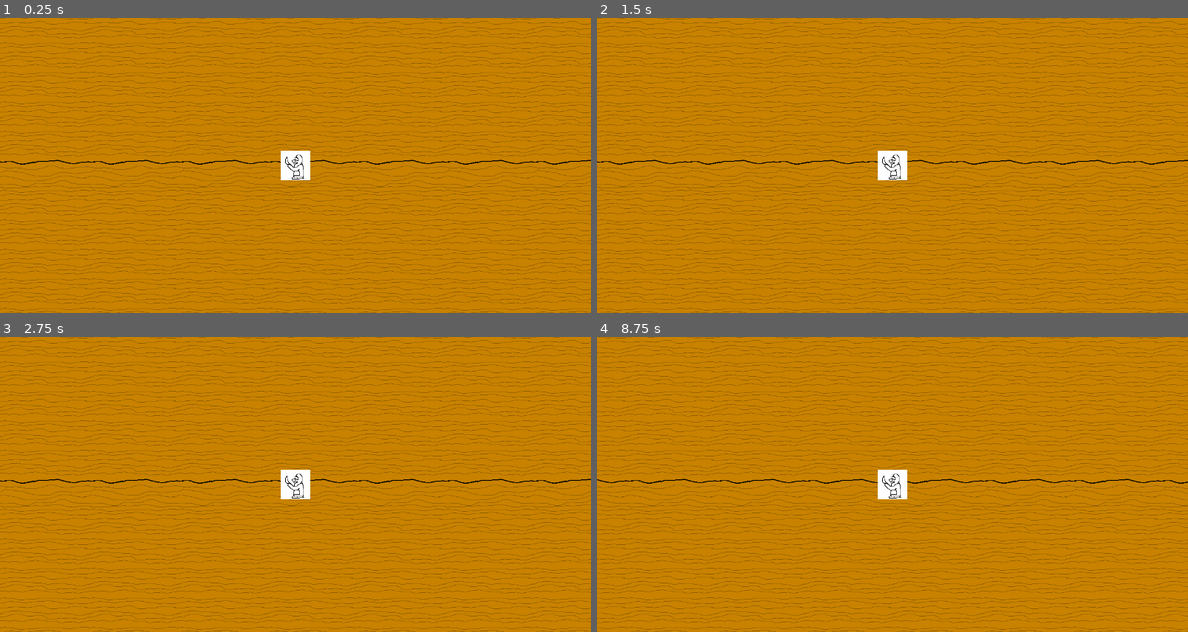
Above: before the commit, frames 1-4 (two rows, left to right).
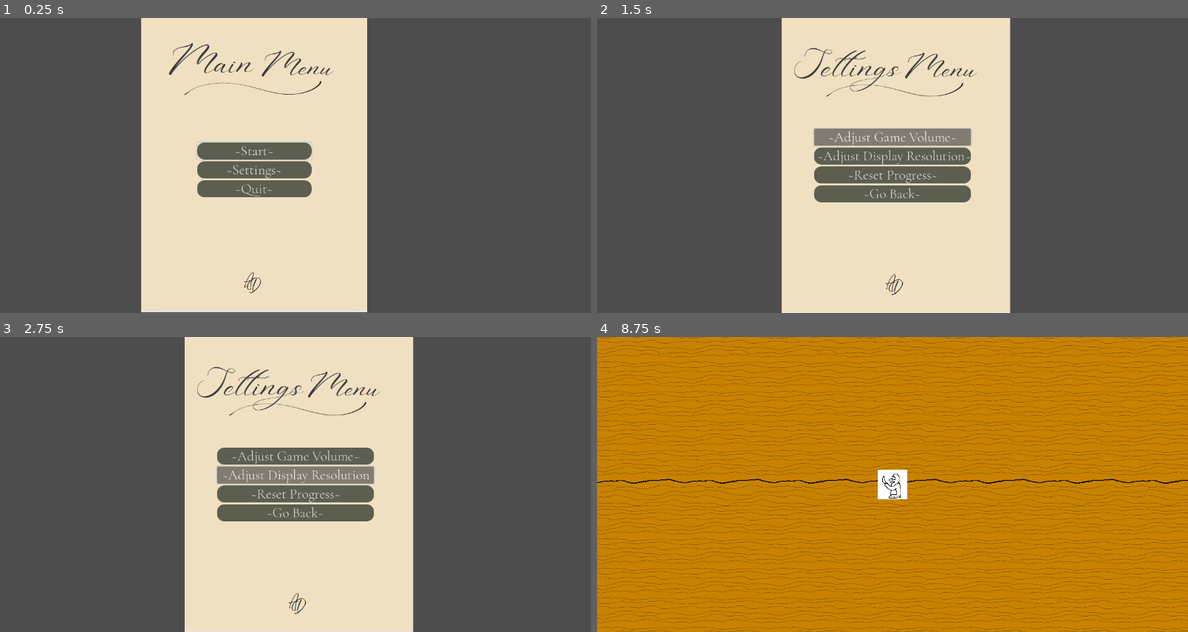
Above: after the commit, the same moments.

Repository: Cbuch/SWE6753
Game: Godot game, scene res://Menus/MenuScenes/MainMenu.tscn
The game is run twice, just before and just after one commit, with the same random seed, the same clock (stepped at 60 frames per second) and the same inputs. Before the commit the project starts from res://level_1.tscn.
Inputs (mouse positions are in pixels of both pictures, inside the frame that each line leads up to):
- Up to frame 1 (0.25 s): no input
- Up to frame 2 (1.5 s): click (851, 168) at 0.5 s, where only the run after the commit has a clickable "~Settings~"; click (892, 136) at 1.25 s, where only the run after the commit has a clickable "~Adjust Game Volume~"
- Up to frame 3 (2.75 s): click (295, 475) at 2 s, where only the run after the commit has a clickable "~Adjust Display Resolution~"
- Up to frame 4 (8.75 s): click (892, 493) at 2.75 s, where only the run after the commit has a clickable "~Reset Progress~"; click (892, 514) at 3.5 s, where only the run after the commit has a clickable "~Go Back~"; click (851, 469) at 4.25 s, where only the run after the commit has a clickable "~Start~"; tap Enter at 5 s; hold Right (move_right) 5.03-5.78 s; hold Down (move_down) 5.78-6.53 s; hold Right (move_right) 6.53-7.28 s; hold Up (move_up) 7.28-8.03 s; hold Left (move_left) from 8.03 s (still down); tap Escape (ui_cancel) at 8.65 s

The runs differ from the first frame. In frame 1, 100% of the frame differs, in the area x 0-100%, y 0-100%; in frame 2, 100%; in frame 3, 100%; in frame 4, 18%.

Commit message:
MenuStuff Commit 2

Diff:
--- /dev/null
+++ b/getouttathekitchen/Menus/MenuScenes/MainMenu.tscn
@@ -0,0 +1,118 @@
+[gd_scene load_steps=10 format=3 uid="uid://b2a2ljdq0nx33"]
+
+[ext_resource type="Script" path="res://Menus/MenuScripts/main_menu.gd" id="1_andg8"]
+[ext_resource type="FontFile" uid="uid://bahs2isam48vq" path="res://fonts/CormorantGaramond-VariableFont_wght.ttf" id="3_rf4mm"]
+[ext_resource type="Texture2D" uid="uid://da4qkxdqar5oy" path="res://Menus/MenuBackgrounds/MainMenu_2.PNG" id="4_1bq7t"]
+
+[sub_resource type="StyleBoxFlat" id="StyleBoxFlat_tbpwu"]
+bg_color = Color(1.92523e-07, 0.555884, 0.343062, 1)
+border_color = Color(1, 1, 1, 1)
+border_blend = true
+corner_radius_top_left = 16
+corner_radius_top_right = 16
+corner_radius_bottom_right = 16
+corner_radius_bottom_left = 16
+
+[sub_resource type="StyleBoxFlat" id="StyleBoxFlat_e0k2f"]
+bg_color = Color(0.204685, 0.228455, 0.192656, 0.784314)
+corner_radius_top_left = 16
+corner_radius_top_right = 16
+corner_radius_bottom_right = 16
+corner_radius_bottom_left = 16
+
+[sub_resource type="StyleBoxFlat" id="StyleBoxFlat_8nfuf"]
+bg_color = Color(0.314484, 0.440992, 0.784195, 1)
+corner_radius_top_left = 16
+corner_radius_top_right = 16
+corner_radius_bottom_right = 16
+corner_radius_bottom_left = 16
+
+[sub_resource type="StyleBoxFlat" id="StyleBoxFlat_ou5wr"]
+bg_color = Color(0.204685, 0.228455, 0.192656, 0.784314)
+corner_radius_top_left = 16
+corner_radius_top_right = 15
+corner_radius_bottom_right = 16
+corner_radius_bottom_left = 16
+
+[sub_resource type="StyleBoxFlat" id="StyleBoxFlat_0ihy8"]
+bg_color = Color(0.47451, 0.0666667, 0.121569, 0.941176)
+corner_radius_top_left = 16
+corner_radius_top_right = 16
+corner_radius_bottom_right = 16
+corner_radius_bottom_left = 16
+
+[sub_resource type="StyleBoxFlat" id="StyleBoxFlat_34uvf"]
+bg_color = Color(0.204685, 0.228455, 0.192656, 0.784314)
+corner_radius_top_left = 16
+corner_radius_top_right = 16
+corner_radius_bottom_right = 16
+corner_radius_bottom_left = 16
+
+[node name="MainMenu" type="Control"]
+layout_mode = 3
+anchors_preset = 15
+anchor_right = 1.0
+anchor_bottom = 1.0
+grow_horizontal = 2
+grow_vertical = 2
+script = ExtResource("1_andg8")
+
+[node name="MainBackground" type="Control" parent="."]
+anchors_preset = 0
+offset_right = 40.0
+offset_bottom = 40.0
+
+[node name="MainMenuBackground" type="TextureRect" parent="MainBackground"]
+z_index = -1
+layout_mode = 1
+anchors_preset = -1
+offset_left = 306.0
+offset_top = -5.0
+offset_right = 795.0
+offset_bottom = 638.0
+texture = ExtResource("4_1bq7t")
+stretch_mode = 3
+
+[node name="VBoxContainer" type="VBoxContainer" parent="."]
+layout_mode = 1
+anchors_preset = 8
+anchor_left = 0.5
+anchor_top = 0.5
+anchor_right = 0.5
+anchor_bottom = 0.5
+offset_left = -213.0
+offset_top = -50.0
+offset_right = 35.0
+offset_bottom = 75.0
+grow_horizontal = 2
+grow_vertical = 2
+
+[node name="Start" type="Button" parent="VBoxContainer"]
+layout_mode = 2
+focus_neighbor_top = NodePath("../Quit")
+theme_override_fonts/font = ExtResource("3_rf4mm")
+theme_override_font_sizes/font_size = 30
+theme_override_styles/hover = SubResource("StyleBoxFlat_tbpwu")
+theme_override_styles/normal = SubResource("StyleBoxFlat_e0k2f")
+text = "~Start~"
+
+[node name="Settings" type="Button" parent="VBoxContainer"]
+layout_mode = 2
+theme_override_fonts/font = ExtResource("3_rf4mm")
+theme_override_font_sizes/font_size = 30
+theme_override_styles/hover = SubResource("StyleBoxFlat_8nfuf")
+theme_override_styles/normal = SubResource("StyleBoxFlat_ou5wr")
+text = "~Settings~"
+
+[node name="Quit" type="Button" parent="VBoxContainer"]
+layout_mode = 2
+focus_neighbor_bottom = NodePath("../Start")
+theme_override_fonts/font = ExtResource("3_rf4mm")
+theme_override_font_sizes/font_size = 30
+theme_override_styles/hover = SubResource("StyleBoxFlat_0ihy8")
+theme_override_styles/normal = SubResource("StyleBoxFlat_34uvf")
+text = "~Quit~"
+
+[connection signal="pressed" from="VBoxContainer/Start" to="." method="_on_start_pressed"]
+[connection signal="pressed" from="VBoxContainer/Settings" to="." method="_on_settings_pressed"]
+[connection signal="pressed" from="VBoxContainer/Quit" to="." method="_on_quit_pressed"]
--- /dev/null
+++ b/getouttathekitchen/Menus/MenuScenes/PauseMenu.tscn
@@ -0,0 +1,73 @@
+[gd_scene load_steps=6 format=3 uid="uid://ctd8ortrxwjdx"]
+
+[ext_resource type="Script" path="res://Menus/MenuScripts/pause_menu.gd" id="1_o32pf"]
+[ext_resource type="Texture2D" uid="uid://dtcwajdpfcbhl" path="res://Menus/MenuBackgrounds/PauseMenu.PNG" id="2_3feog"]
+[ext_resource type="FontFile" uid="uid://bahs2isam48vq" path="res://fonts/CormorantGaramond-VariableFont_wght.ttf" id="3_3rdy4"]
+
+[sub_resource type="StyleBoxFlat" id="StyleBoxFlat_gkchj"]
+bg_color = Color(0.203922, 0.227451, 0.192157, 0.784314)
+corner_radius_top_left = 16
+corner_radius_top_right = 16
+corner_radius_bottom_right = 16
+corner_radius_bottom_left = 16
+
+[sub_resource type="StyleBoxFlat" id="StyleBoxFlat_j3ma0"]
+bg_color = Color(0.203922, 0.227451, 0.192157, 0.784314)
+corner_radius_top_left = 16
+corner_radius_top_right = 16
+corner_radius_bottom_right = 16
+corner_radius_bottom_left = 16
+
+[node name="PauseMenu" type="Control"]
+layout_mode = 3
+anchors_preset = 15
+anchor_right = 1.0
+anchor_bottom = 1.0
+grow_horizontal = 2
+grow_vertical = 2
+script = ExtResource("1_o32pf")
+
+[node name="PauseBackground" type="Control" parent="."]
+layout_mode = 3
+anchors_preset = 0
+offset_right = 40.0
+offset_bottom = 40.0
+
+[node name="PauseMenuBackground" type="TextureRect" parent="PauseBackground"]
+layout_mode = 0
+offset_left = 377.0
+offset_right = 868.0
+offset_bottom = 638.0
+texture = ExtResource("2_3feog")
+stretch_mode = 3
+
+[node name="VBoxContainer" type="VBoxContainer" parent="."]
+layout_mode = 1
+anchors_preset = 8
+anchor_left = 0.5
+anchor_top = 0.5
+anchor_right = 0.5
+anchor_bottom = 0.5
+offset_left = -20.0
+offset_top = -20.0
+offset_right = 20.0
+offset_bottom = 20.0
+grow_horizontal = 2
+grow_vertical = 2
+
+[node name="Resume" type="Button" parent="VBoxContainer"]
+layout_mode = 2
+theme_override_fonts/font = ExtResource("3_3rdy4")
+theme_override_font_sizes/font_size = 30
+theme_override_styles/normal = SubResource("StyleBoxFlat_gkchj")
+text = "~Resume~"
+
+[node name="Quit to Main Menu" type="Button" parent="VBoxContainer"]
+layout_mode = 2
+theme_override_fonts/font = ExtResource("3_3rdy4")
+theme_override_font_sizes/font_size = 30
+theme_override_styles/normal = SubResource("StyleBoxFlat_j3ma0")
+text = "~Quit to Main Menu~"
+
+[connection signal="pressed" from="VBoxContainer/Resume" to="." method="_on_resume_pressed"]
+[connection signal="pressed" from="VBoxContainer/Quit to Main Menu" to="." method="_on_quit_to_main_menu_pressed"]
--- /dev/null
+++ b/getouttathekitchen/Menus/MenuScenes/SettingsMenu.tscn
@@ -0,0 +1,101 @@
+[gd_scene load_steps=8 format=3 uid="uid://dny7qd6qnymlc"]
+
+[ext_resource type="Script" path="res://Menus/MenuScripts/settings_menu.gd" id="1_1b6bd"]
+[ext_resource type="Texture2D" uid="uid://vnsyn536tw2k" path="res://Menus/MenuBackgrounds/SettingsMenu.PNG" id="1_cnueu"]
+[ext_resource type="FontFile" uid="uid://bahs2isam48vq" path="res://fonts/CormorantGaramond-VariableFont_wght.ttf" id="2_5q0cg"]
+
+[sub_resource type="StyleBoxFlat" id="StyleBoxFlat_wfdyj"]
+bg_color = Color(0.203922, 0.227451, 0.192157, 0.784314)
+corner_radius_top_left = 16
+corner_radius_top_right = 16
+corner_radius_bottom_right = 16
+corner_radius_bottom_left = 16
+
+[sub_resource type="StyleBoxFlat" id="StyleBoxFlat_ev77p"]
+bg_color = Color(0.203922, 0.227451, 0.192157, 0.784314)
+corner_radius_top_left = 16
+corner_radius_top_right = 16
+corner_radius_bottom_right = 16
+corner_radius_bottom_left = 16
+
+[sub_resource type="StyleBoxFlat" id="StyleBoxFlat_xkw4k"]
+bg_color = Color(0.203922, 0.227451, 0.192157, 0.784314)
+corner_radius_top_left = 16
+corner_radius_top_right = 16
+corner_radius_bottom_right = 16
+corner_radius_bottom_left = 16
+
+[sub_resource type="StyleBoxFlat" id="StyleBoxFlat_y3yv3"]
+bg_color = Color(0.203922, 0.227451, 0.192157, 0.784314)
+corner_radius_top_left = 16
+corner_radius_top_right = 16
+corner_radius_bottom_right = 16
+corner_radius_bottom_left = 16
+
+[node name="SettingsMenu" type="Control"]
+layout_mode = 3
+anchors_preset = 15
+anchor_right = 1.0
+anchor_bottom = 1.0
+grow_horizontal = 2
+grow_vertical = 2
+script = ExtResource("1_1b6bd")
+
+[node name="SettingsBackground" type="Control" parent="."]
+layout_mode = 3
+anchors_preset = 0
+offset_right = 40.0
+offset_bottom = 40.0
+
+[node name="SettingsMenuBackground" type="TextureRect" parent="SettingsBackground"]
+layout_mode = 0
+offset_left = 400.0
+offset_top = -4.0
+offset_right = 895.0
+offset_bottom = 641.0
+texture = ExtResource("1_cnueu")
+stretch_mode = 3
+
+[node name="VBoxContainer" type="VBoxContainer" parent="."]
+layout_mode = 1
+anchors_preset = 8
+anchor_left = 0.5
+anchor_top = 0.5
+anchor_right = 0.5
+anchor_bottom = 0.5
+offset_left = -20.0
+offset_top = -22.0
+offset_right = 20.0
+offset_bottom = 22.0
+grow_horizontal = 2
+grow_vertical = 2
+
+[node name="Adjust Game Volume" type="Button" parent="VBoxContainer"]
+layout_mode = 2
+theme_override_fonts/font = ExtResource("2_5q0cg")
+theme_override_font_sizes/font_size = 30
+theme_override_styles/normal = SubResource("StyleBoxFlat_wfdyj")
+text = "~Adjust Game Volume~"
+
+[node name="Adjust Display Resolution" type="Button" parent="VBoxContainer"]
+layout_mode = 2
+theme_override_fonts/font = ExtResource("2_5q0cg")
+theme_override_font_sizes/font_size = 30
+theme_override_styles/normal = SubResource("StyleBoxFlat_ev77p")
+text = " ~Adjust Display Resolution~"
+
+[node name="Reset Progress" type="Button" parent="VBoxContainer"]
+layout_mode = 2
+theme_override_fonts/font = ExtResource("2_5q0cg")
+theme_override_font_sizes/font_size = 30
+theme_override_styles/normal = SubResource("StyleBoxFlat_xkw4k")
+text = "~Reset Progress~"
+
+[node name="Goback" type="Button" parent="VBoxContainer"]
+layout_mode = 2
+theme_override_fonts/font = ExtResource("2_5q0cg")
+theme_override_font_sizes/font_size = 30
+theme_override_styles/normal = SubResource("StyleBoxFlat_y3yv3")
+text = "~Go Back~"
+
+[connection signal="pressed" from="VBoxContainer/Goback" to="." method="_on_go_back_pressed"]
--- /dev/null
+++ b/getouttathekitchen/Menus/MenuScripts/main_menu.gd
@@ -0,0 +1,20 @@
+extends Control
+
+
+# Called when the node enters the scene tree for the first time.
+func _ready() -> void:
+	$VBoxContainer/Start.grab_focus()
+
+# Called every frame. 'delta' is the elapsed time since the previous frame.
+#func _process(delta: float) -> void:
+#	pass
+
+#Button Press Functions
+func _on_start_pressed() -> void:
+	print("Start button pressed") # Debug
+	get_tree().change_scene_to_file("res://level_1.tscn")
+func _on_quit_pressed() -> void:
+	get_tree().quit()
+func _on_settings_pressed() -> void:
+	print("Settings button pressed")
+	get_tree().change_scene_to_file("res://Menus/MenuScenes/SettingsMenu.tscn")
--- /dev/null
+++ b/getouttathekitchen/Menus/MenuScripts/pause_menu.gd
@@ -0,0 +1,25 @@
+extends Control
+
+var paused = false
+
+func _ready() -> void:
+	pass  # Replace with function body if needed
+
+func _input(event):
+	if event.is_action_pressed("ui_cancel"):  # Press ESC to toggle pause
+		_toggle_pause()
+
+func _toggle_pause() -> void:
+	print("Toggling pause. Current state:", paused)
+	paused = !paused
+	get_tree().paused = paused
+	visible = paused
+
+func _on_resume_pressed() -> void:
+	print("Resume pressed")
+	_toggle_pause()
+
+func _on_quit_to_main_menu_pressed() -> void:
+	print("Quit to Main Menu pressed")
+	get_tree().paused = false
+	get_tree().change_scene_to_file("res://Menus/MenuScenes/MainMenu.tscn")
--- /dev/null
+++ b/getouttathekitchen/Menus/MenuScripts/settings_menu.gd
@@ -0,0 +1,8 @@
+extends Control
+
+func _ready() -> void:
+	$VBoxContainer/Goback.grab_focus()
+
+func _on_go_back_pressed() -> void:
+	print("Back to Main Menu pressed")
+	get_tree().change_scene_to_file("res://Menus/MenuScenes/MainMenu.tscn")  # Ensure the path is correct
--- a/getouttathekitchen/buccRulz.tscn
+++ /dev/null
@@ -1,3 +0,0 @@
-[gd_scene format=3 uid="uid://cf1ttuibfmlo4"]
-
-[node name="testtesttest" type="Node2D"]
--- a/getouttathekitchen/buccTEST.tscn
+++ /dev/null
@@ -1,3 +0,0 @@
-[gd_scene format=3 uid="uid://chljgjmrxkxal"]
-
-[node name="BuccTest" type="Node2D"]
--- a/getouttathekitchen/level_1.tscn
+++ b/getouttathekitchen/level_1.tscn
@@ -1,7 +1,8 @@
-[gd_scene load_steps=7 format=4 uid="uid://2qbbm2g2j5o"]
+[gd_scene load_steps=8 format=4 uid="uid://coakxv3rr60am"]
 
 [ext_resource type="Texture2D" uid="uid://bf367mw31nh4i" path="res://art/tilesets/tileset_lv1.png" id="1_hbghi"]
-[ext_resource type="PackedScene" uid="uid://cooxepxr1yigu" path="res://player.tscn" id="2_hbghi"]
+[ext_resource type="PackedScene" uid="uid://bfk3o0n0ju4tn" path="res://player.tscn" id="2_hbghi"]
+[ext_resource type="PackedScene" uid="uid://ctd8ortrxwjdx" path="res://Menus/MenuScenes/PauseMenu.tscn" id="3_4k3ip"]
 
 [sub_resource type="TileSetAtlasSource" id="TileSetAtlasSource_hn12h"]
 texture = ExtResource("1_hbghi")
@@ -127,3 +128,12 @@
 position = Vector2(2997, 1551)
 
 [node name="Camera2D" type="Camera2D" parent="Player"]
+
+[node name="Control" type="Control" parent="."]
+layout_mode = 3
+anchors_preset = 0
+offset_right = 40.0
+offset_bottom = 40.0
+
+[node name="PauseMenu" parent="Control" instance=ExtResource("3_4k3ip")]
+layout_mode = 1
--- a/getouttathekitchen/project.godot
+++ b/getouttathekitchen/project.godot
@@ -11,8 +11,8 @@
 [application]
 
 config/name="GetOuttaTheKitchen"
-run/main_scene="uid://2qbbm2g2j5o"
-config/features=PackedStringArray("4.4", "Forward Plus")
+run/main_scene="res://Menus/MenuScenes/MainMenu.tscn"
+config/features=PackedStringArray("4.3", "Forward Plus")
 config/icon="res://icon.svg"
 
 [display]
--- a/getouttathekitchen/testtesttest.tscn
+++ /dev/null
@@ -1,3 +0,0 @@
-[gd_scene format=3 uid="uid://h20r5g5yuqwr"]
-
-[node name="testtesttest" type="Node2D"]
Binary file added: getouttathekitchen/Menus/MenuBackgrounds/MainMenu.PNG
Not shown, added: getouttathekitchen/Menus/MenuBackgrounds/MainMenu.PNG.import
Binary file added: getouttathekitchen/Menus/MenuBackgrounds/MainMenu_2.PNG
Not shown, added: getouttathekitchen/Menus/MenuBackgrounds/MainMenu_2.PNG.import
Binary file added: getouttathekitchen/Menus/MenuBackgrounds/PauseMenu.PNG
Not shown, added: getouttathekitchen/Menus/MenuBackgrounds/PauseMenu.PNG.import
Binary file added: getouttathekitchen/Menus/MenuBackgrounds/SettingsMenu.PNG
Not shown, added: getouttathekitchen/Menus/MenuBackgrounds/SettingsMenu.PNG.import
Binary file added: getouttathekitchen/fonts/Corleone.ttf
Not shown, added: getouttathekitchen/fonts/Corleone.ttf.import
Binary file added: getouttathekitchen/fonts/CorleoneDue.ttf
Not shown, added: getouttathekitchen/fonts/CorleoneDue.ttf.import
(and 7 more such lines)
